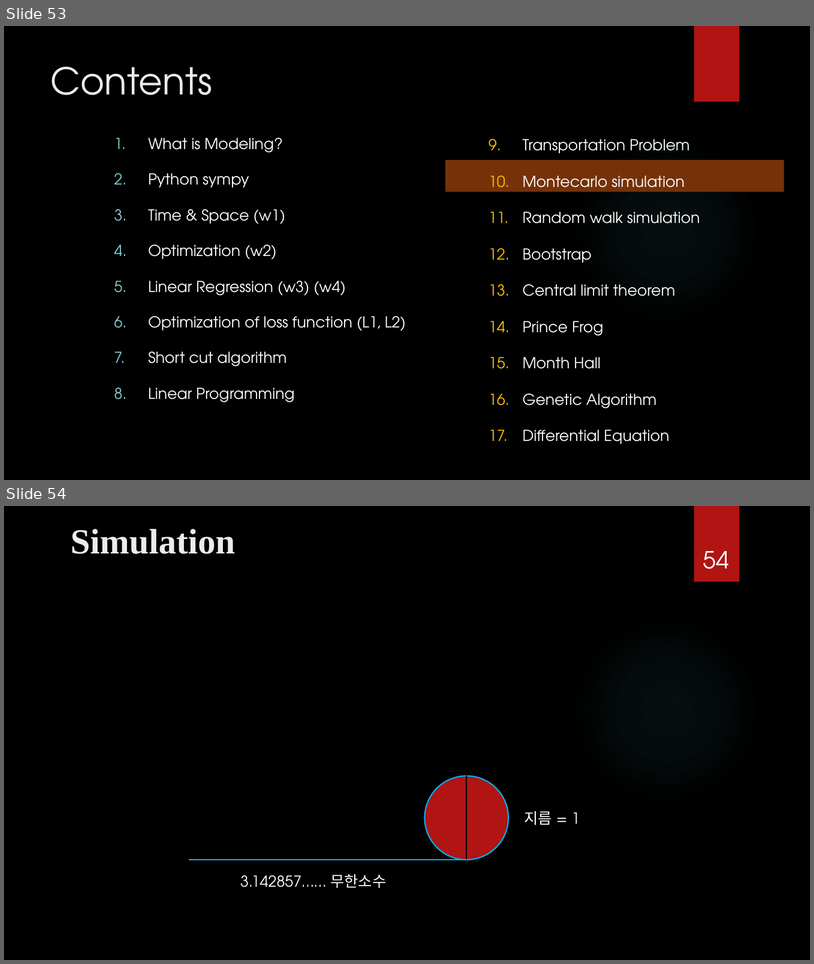
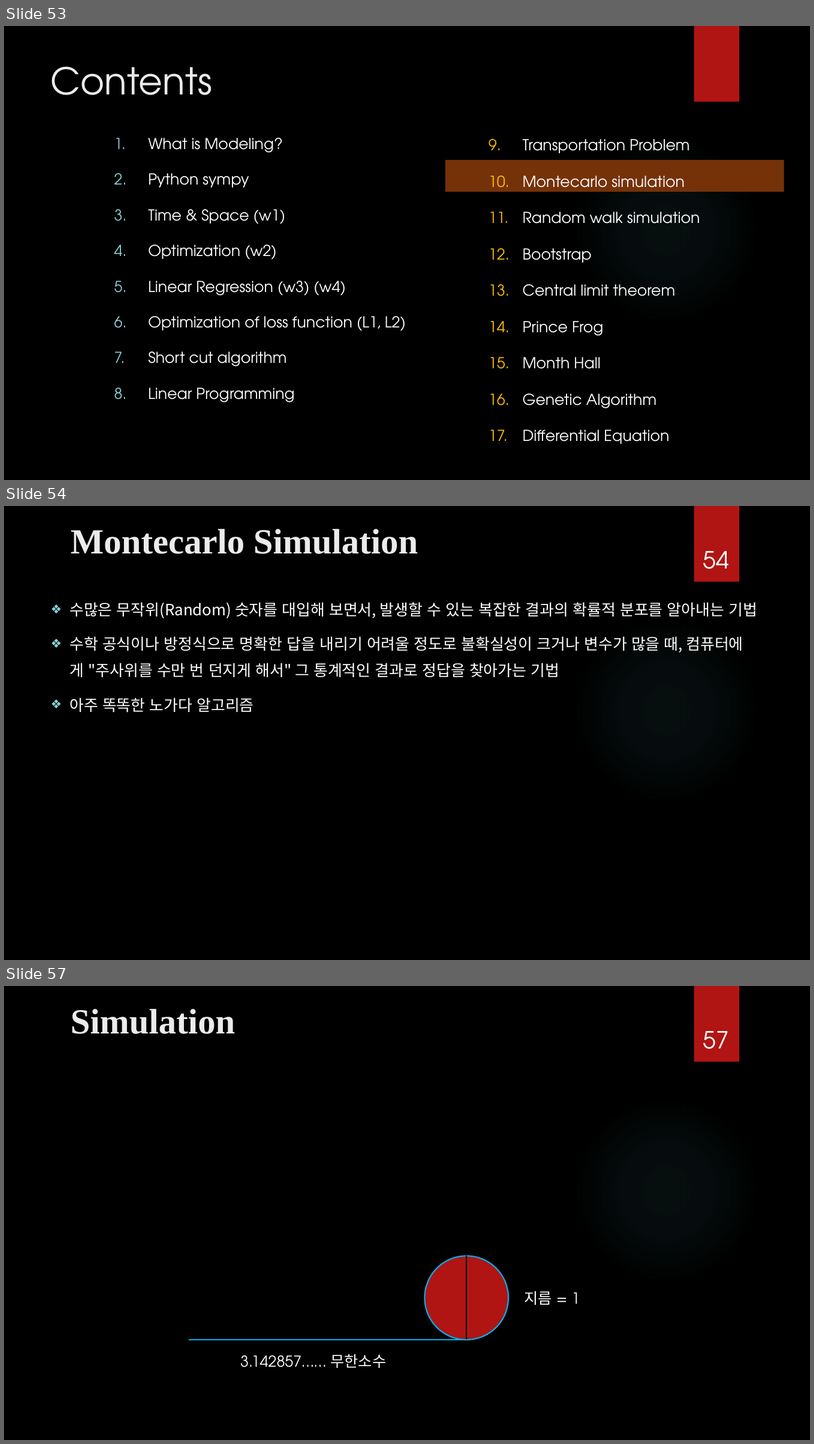
Before and after one commit to ancestor9/mathematics-for-machine-learning, a slide deck: Calculus/Modeling_Simulation.pptx. Shown one above the other, each under a label of ours: slides 53 and 54 before the commit, slides 53, 54 and 57 after it; the slides between them are not shown. The pictures are 814x964 and 814x1444 pixels, drawn with LibreOffice and Linux fonts; fonts in the diff are those of the drawing; grey boxes stand for pictures; background and template pictures are left out. Boxes give left, top, right and bottom in pixels: in the first picture for what was removed or moved away, otherwise in the second. Text is boxed around its words. In the diff, an @@ line names an element or a change of style, - is before the commit and + after.

```diff
--- a/Calculus/Modeling_Simulation.pptx
+++ b/Calculus/Modeling_Simulation.pptx
@@ slide 54 added at box(4, 506, 810, 960), background picture (left out); not listed: 2 template elements that a slide beside it also shows @@
@@ title added at box(71, 529, 418, 554), 42 pt, text #EBEBEB, bold @@
+Montecarlo Simulation
@@ page number added at box(704, 551, 729, 569), 28 pt, text #FFFFFF @@
+54
@@ text added at box(69, 602, 758, 712), 18.5 pt, text #FFFFFF @@
+❖ 수많은 무작위(Random) 숫자를 대입해 보면서, 발생할 수 있는 복잡한 결과의 확률적 분포를 알아내는 기법
+❖ 수학 공식이나 방정식으로 명확한 답을 내리기 어려울 정도로 불확실성이 크거나 변수가 많을 때, 컴퓨터에게 "주사위를 수만 번 던지게 해서" 그 통계적인 결과로 정답을 찾아가는 기법
+❖ 아주 똑똑한 노가다 알고리즘
@@ what was slide 54 is now slide 57 @@
@@ page number at box(704, 1031, 729, 1049): text changed @@
-54
+57
```
Also in this commit, not shown: 2 other slides added.
